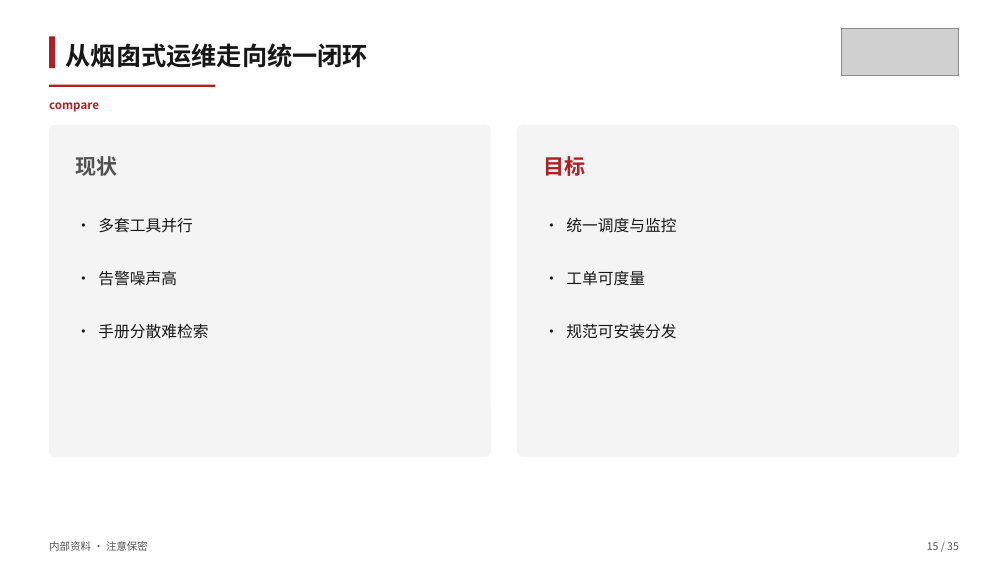
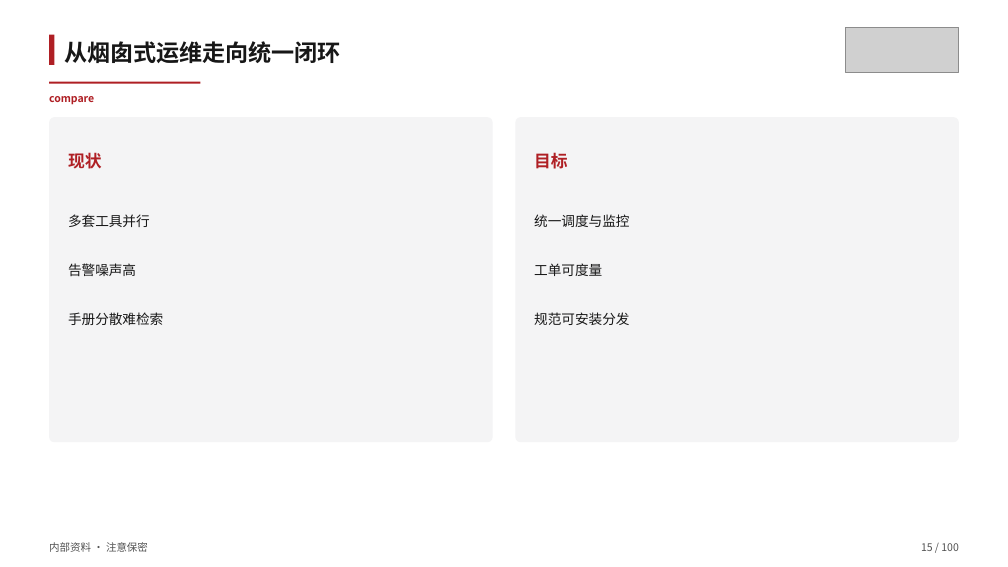
Before and after one commit to tao66175545-boop/sugon-cloud-skillui, a slide deck: slide 15 of skills/sugon-ppt-template/examples/sample-deck.pptx. Drawn at 1008x567 pixels with LibreOffice and Linux fonts; fonts in the diff are those of the drawing; grey boxes stand for pictures. Boxes give left, top, right and bottom in pixels: in the first picture for what was removed or moved away, otherwise in the second. Text is boxed around its words. In the diff, an @@ line names an element or a change of style, - is before the commit and + after.

```diff
--- a/skills/sugon-ppt-template/examples/sample-deck.pptx
+++ b/skills/sugon-ppt-template/examples/sample-deck.pptx
@@ text "从烟囱式运维走向统一闭环" at (64, 41, 341, 63): size 24 to 22 pt @@
@@ text "compare" at (49, 96, 94, 105): size 11 to 10 pt @@
@@ rectangle: place and size @@
-rectangle at (49, 85, 216, 87)
+rectangle at (49, 82, 200, 84)
@@ rounded rectangle: place and size @@
-rounded rectangle at (49, 125, 491, 457)
+rounded rectangle at (49, 117, 493, 442)
@@ rounded rectangle at (49, 117, 493, 442): proportions changed @@
@@ rounded rectangle at (516, 117, 960, 442): proportions changed @@
@@ rounded rectangle: place and size @@
-rounded rectangle at (517, 125, 959, 457)
+rounded rectangle at (516, 117, 960, 442)
@@ text "现状": place and size @@
-text "现状" at (76, 156, 118, 176)
+text "现状" at (68, 152, 102, 169)
@@ text "现状" at (68, 152, 102, 169): size 20 to 16 pt, text colour #525252 to #AF1F24 @@
@@ text "目标": place and size @@
-text "目标" at (544, 156, 586, 176)
+text "目标" at (534, 152, 568, 169)
@@ text "目标" at (534, 152, 568, 169): size 20 to 16 pt @@
@@ text at (68, 214, 150, 227): text changed; size 15 to 13 pt @@
-· 多套工具并行
+多套工具并行
@@ text at (534, 214, 629, 227): text changed; size 15 to 13 pt @@
-· 统一调度与监控
+统一调度与监控
@@ text at (68, 263, 136, 276): text changed; size 15 to 13 pt @@
-· 告警噪声高
+告警噪声高
@@ text at (534, 263, 602, 276): text changed; size 15 to 13 pt @@
-· 工单可度量
+工单可度量
@@ text at (68, 312, 163, 325): text changed; size 15 to 13 pt @@
-· 手册分散难检索
+手册分散难检索
@@ text at (534, 312, 629, 325): text changed; size 15 to 13 pt @@
-· 规范可安装分发
+规范可安装分发
@@ text at (921, 543, 958, 551): text changed @@
-15 / 35
+15 / 100
```
Also in this commit, not shown: 34 other slides changed, 65 slides added, 11 other files.
